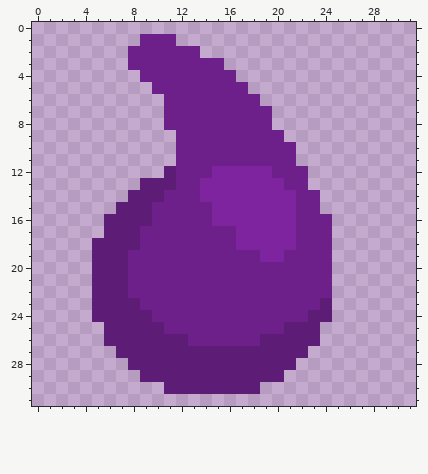
Pixel-art sprite -- sprites/liquids/exotic_matter.png. Above: the version before the commit.
The file is 32x32 pixels.
New version:
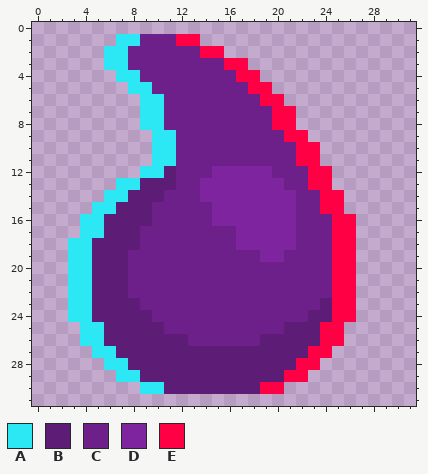
Palette (. is transparent): A #2ce8f5  B #5d1c76  C #6d208a  D #7d249e  E #ff0044
The edit:
@@ x 0..31 @@
  0 ................................
- 1 .........CCC....................
- 2 ........CCCCCC..................
- 3 ........CCCCCCCC................
- 4 .........CCCCCCCC...............
- 5 ..........CCCCCCCC..............
- 6 ...........CCCCCCCC.............
- 7 ...........CCCCCCCCC............
- 8 ...........CCCCCCCCC............
- 9 ............CCCCCCCCC...........
-10 ............CCCCCCCCCC..........
-11 ............CCCCCCCCCC..........
-12 ...........BCCCDDDDDCCC.........
-13 .........BBBCCDDDDDDDCC.........
-14 ........BBBCCCDDDDDDDDCC........
-15 .......BBBCCCCCDDDDDDDCC........
-16 ......BBBBCCCCCDDDDDDDCCC.......
-17 ......BBBCCCCCCCCDDDDDCCC.......
-18 .....BBBBCCCCCCCCDDDDDCCC.......
-19 .....BBBCCCCCCCCCCCDDCCCC.......
-20 .....BBBCCCCCCCCCCCCCCCCC.......
-21 .....BBBCCCCCCCCCCCCCCCCC.......
-22 .....BBBCCCCCCCCCCCCCCCCC.......
-23 .....BBBBCCCCCCCCCCCCCCCB.......
-24 .....BBBBBCCCCCCCCCCCCCBB.......
-25 ......BBBBBCCCCCCCCCCBBB........
-26 ......BBBBBBBCCCCCCBBBBB........
-27 .......BBBBBBBBBBBBBBBB.........
-28 ........BBBBBBBBBBBBBB..........
-29 .........BBBBBBBBBBBB...........
-30 ...........BBBBBBBB.............
+ 1 .......AACCCEE..................
+ 2 ......AACCCCCCEE................
+ 3 ......AACCCCCCCCEE..............
+ 4 .......AACCCCCCCCEE.............
+ 5 ........AACCCCCCCCEE............
+ 6 .........AACCCCCCCCEE...........
+ 7 .........AACCCCCCCCCEE..........
+ 8 .........AACCCCCCCCCEE..........
+ 9 ..........AACCCCCCCCCEE.........
+10 ..........AACCCCCCCCCCEE........
+11 ..........AACCCCCCCCCCEE........
+12 .........AABCCCDDDDDCCCEE.......
+13 .......AABBBCCDDDDDDDCCEE.......
+14 ......AABBBCCCDDDDDDDDCCEE......
+15 .....AABBBCCCCCDDDDDDDCCEE......
+16 ....AABBBBCCCCCDDDDDDDCCCEE.....
+17 ....AABBBCCCCCCCCDDDDDCCCEE.....
+18 ...AABBBBCCCCCCCCDDDDDCCCEE.....
+19 ...AABBBCCCCCCCCCCCDDCCCCEE.....
+20 ...AABBBCCCCCCCCCCCCCCCCCEE.....
+21 ...AABBBCCCCCCCCCCCCCCCCCEE.....
+22 ...AABBBCCCCCCCCCCCCCCCCCEE.....
+23 ...AABBBBCCCCCCCCCCCCCCCBEE.....
+24 ...AABBBBBCCCCCCCCCCCCCBBEE.....
+25 ....AABBBBBCCCCCCCCCCBBBEE......
+26 ....AABBBBBBBCCCCCCBBBBBEE......
+27 .....AABBBBBBBBBBBBBBBBEE.......
+28 ......AABBBBBBBBBBBBBBEE........
+29 .......AABBBBBBBBBBBBEE.........
+30 .........AABBBBBBBBEE...........
 31 ................................
Where, in picture pixels (left, top, right, bottom), the same in both pictures:
added: (68, 34, 356, 394)
